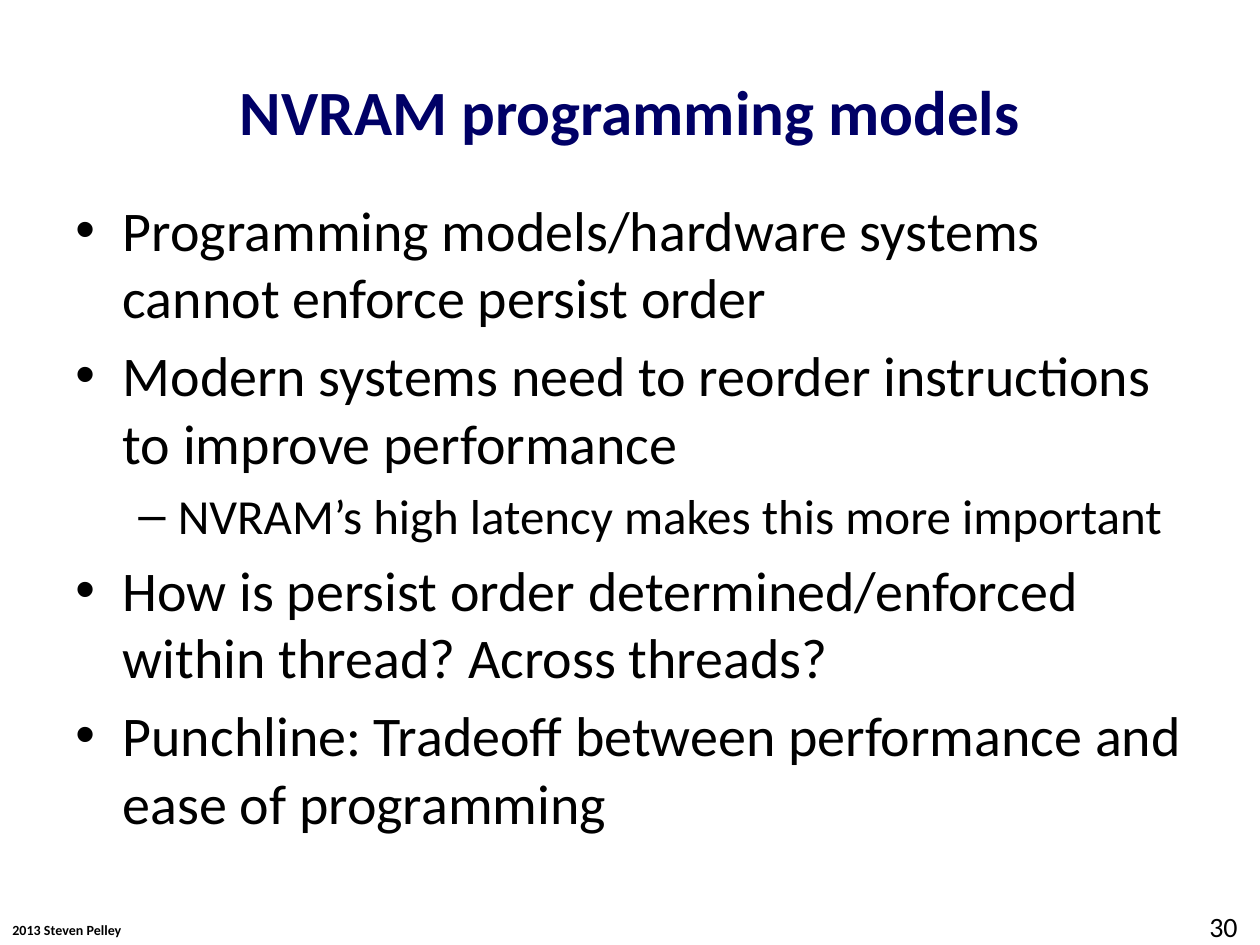
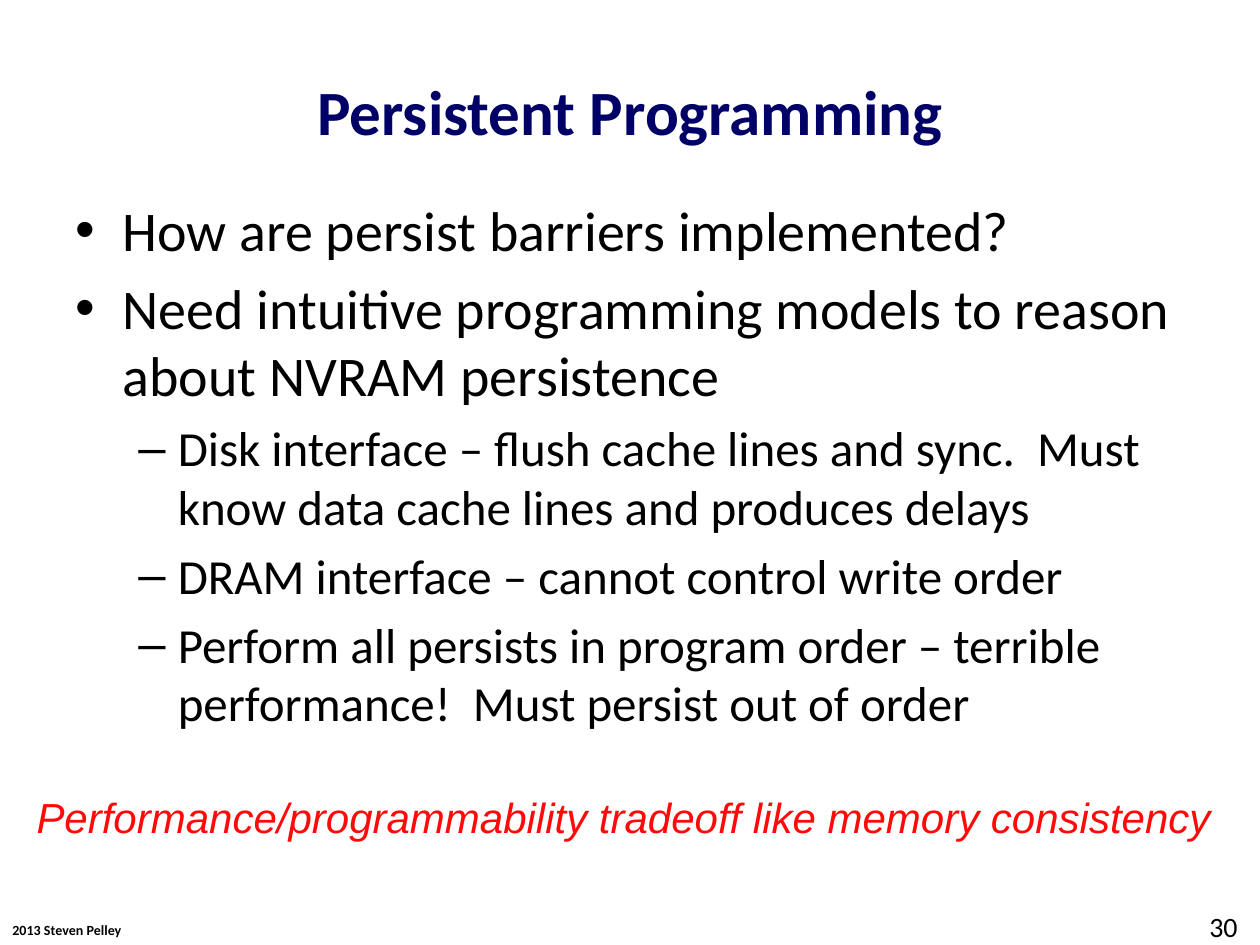
Before and after one commit to Abulila/dissertation, a slide deck: slide 30 of proposal/proposal.pptx. Drawn at 1260x945 pixels with LibreOffice and Linux fonts; fonts in the diff are those of the drawing; background and template pictures are left out. Boxes give left, top, right and bottom in pixels: in the first picture for what was removed or moved away, otherwise in the second. Text is boxed around its words. In the diff, an @@ line names an element or a change of style, - is before the commit and + after.

```diff
--- a/proposal/proposal.pptx
+++ b/proposal/proposal.pptx
@@ title at (x1=317, y1=90, x2=942, y2=146): text changed @@
-NVRAM programming models
+Persistent Programming
@@ text at (x1=123, y1=212, x2=1169, y2=729): text changed; size 32 to 28 pt @@
-• Programming models/hardware systems cannot enforce persist order
-• Modern systems need to reorder instructions to improve performance
-  – NVRAM’s high latency makes this more important
-• How is persist order determined/enforced within thread? Across threads?
-• Punchline: Tradeoff between performance and ease of programming
+• How are persist barriers implemented?
+• Need intuitive programming models to reason about NVRAM persistence
+  – Disk interface – flush cache lines and sync. Must know data cache lines and produces delays
+  – DRAM interface – cannot control write order
+  – Perform all persists in program order – terrible performance! Must persist out of order
@@ text added at (x1=37, y1=802, x2=1210, y2=841), 24 pt, text #FF0909, italic @@
+Performance/programmability tradeoff like memory consistency
```
Also in this commit, not shown: 11 other slides changed, 13 slides added, 7 slides removed.
